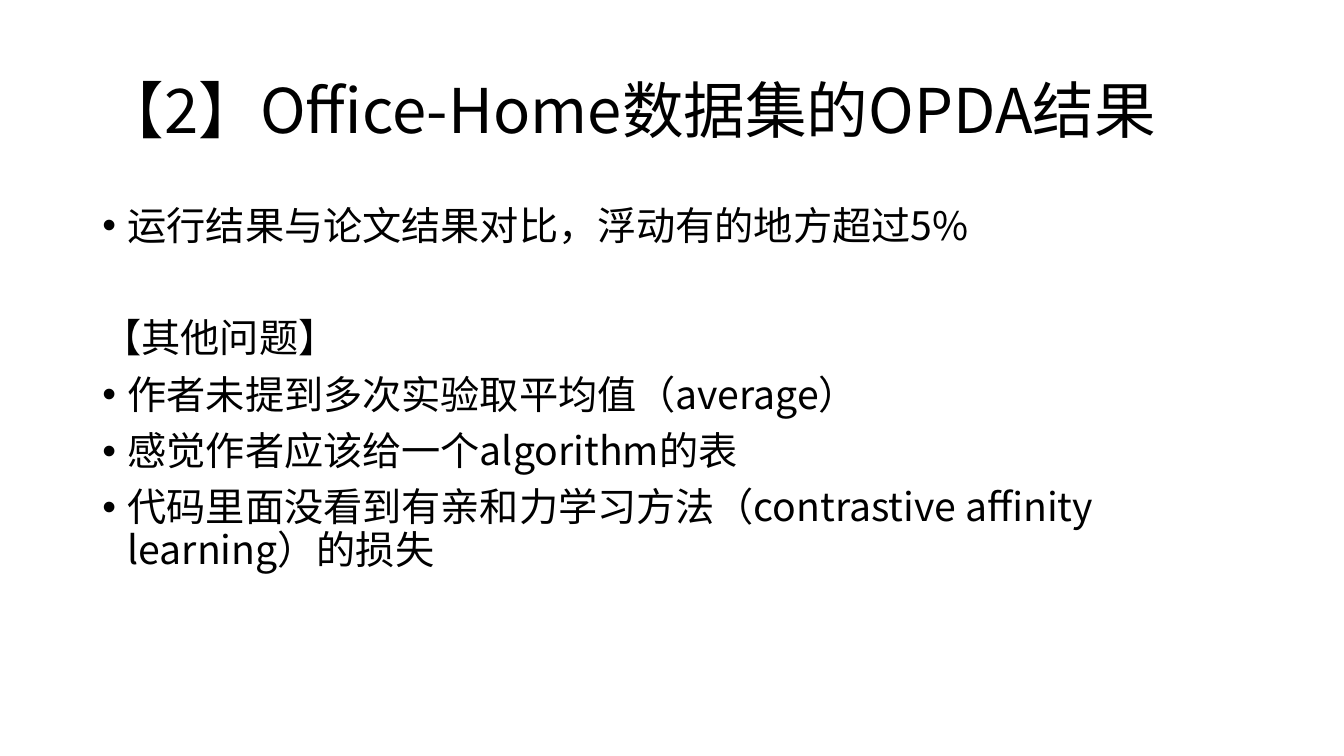
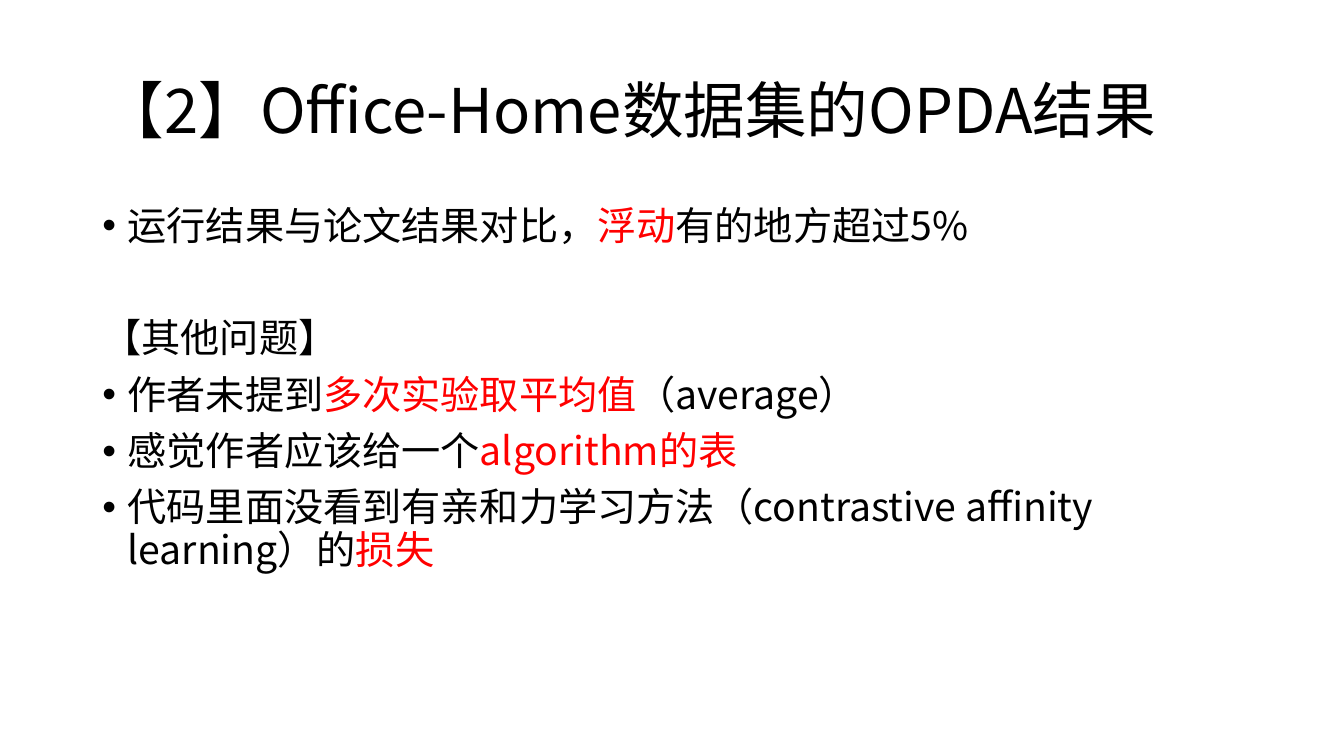
Before and after one commit to MorleyOlsen/CASintern, a slide deck: slide 7 of period3/p3.pptx (slide 6 before the commit). Drawn at 1344x756 pixels with LibreOffice and Linux fonts; fonts in the diff are those of the drawing. Boxes give left, top, right and bottom in pixels: in the first picture for what was removed or moved away, otherwise in the second. Text is boxed around its words. In the diff, an @@ line names an element or a change of style, - is before the commit and + after.

```diff
--- a/period3/p3.pptx
+++ b/period3/p3.pptx
@@ text at (128,207,1093,574): text colour #000000 to #FF0000 in "运行结果与论文结果对比，浮动有的地方超过5%", "作者未提到多次实验取平均值（average）", "感觉作者应该给一个algorithm的表", "learning）的损失" @@
```
Also in this commit, not shown: 2 other slides changed, 2 slides added.
